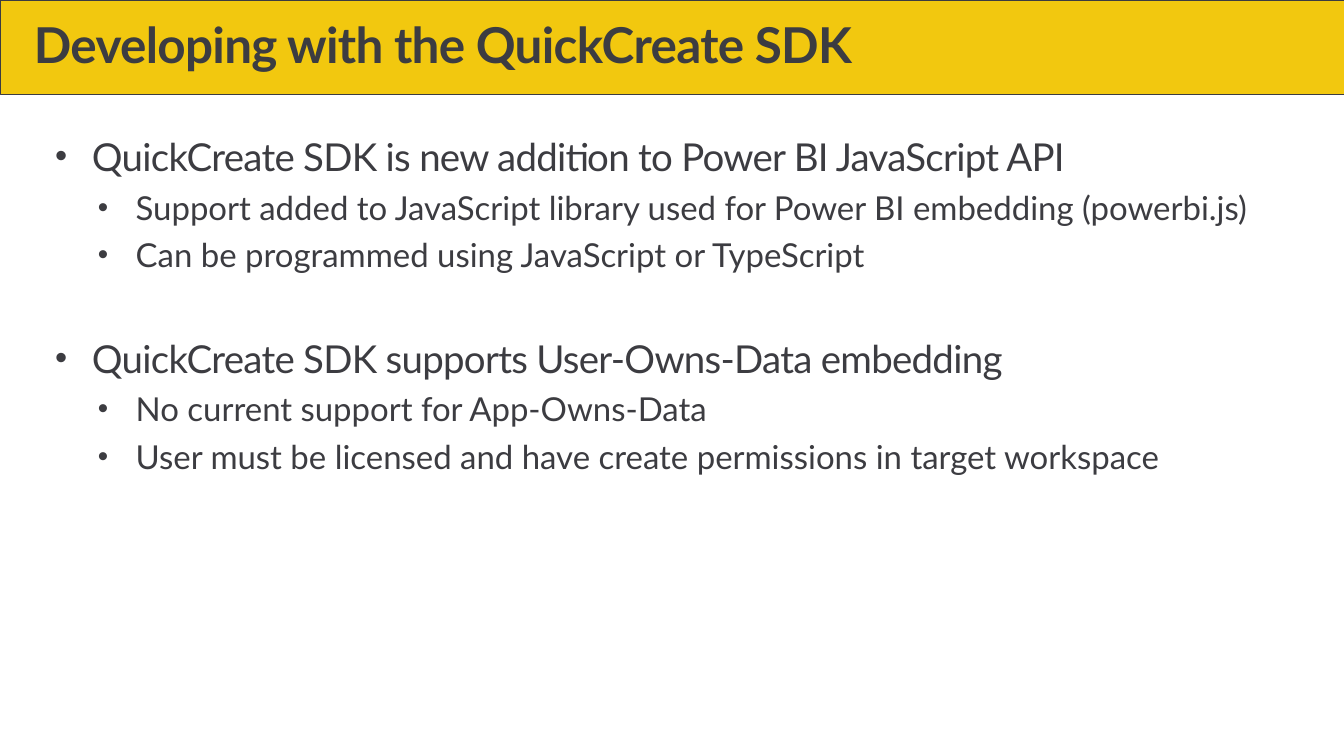
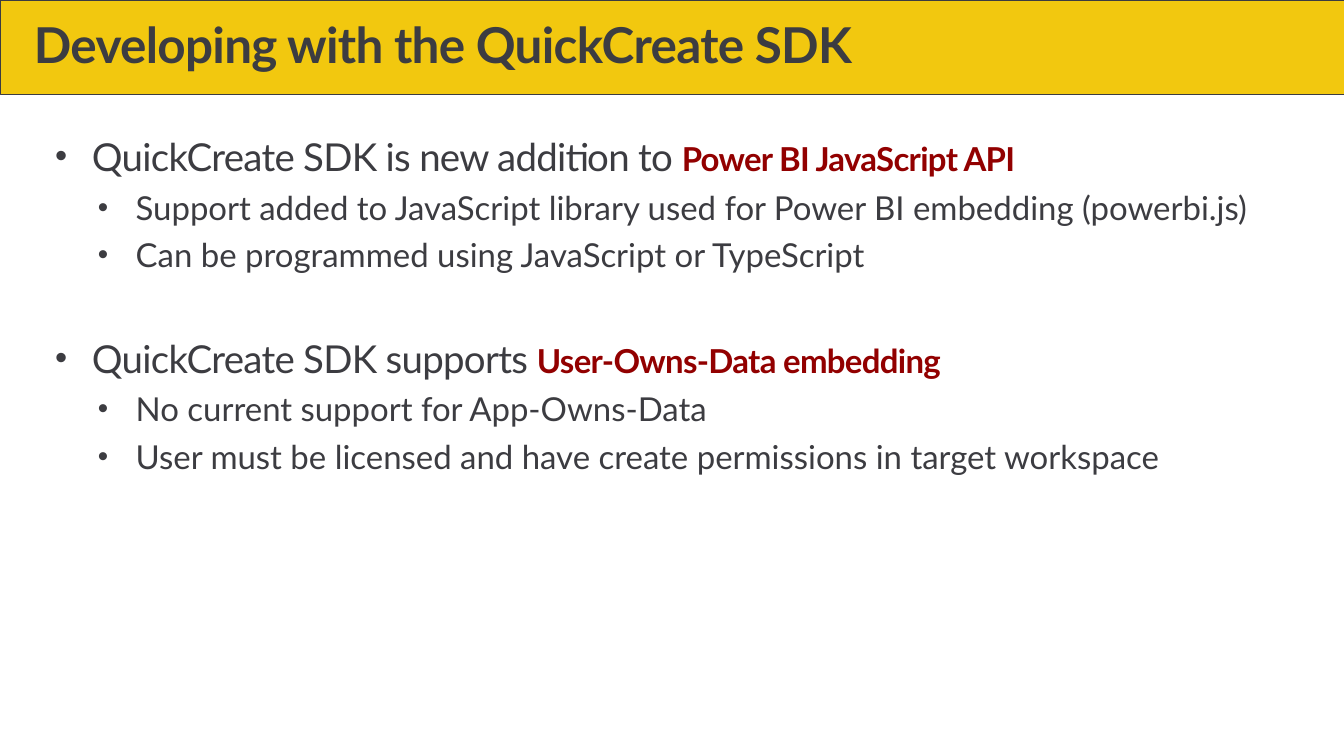
Before and after one commit to PowerBiDevCamp/Camp-Sessions, a slide deck: slide 9 of Session 29 - Developing with the Power BI Quick Create SDK.pptx. Drawn at 1344x756 pixels with LibreOffice and Linux fonts; fonts in the diff are those of the drawing; background and template pictures are left out. Boxes give left, top, right and bottom in pixels: in the first picture for what was removed or moved away, otherwise in the second. Text is boxed around its words. In the diff, an @@ line names an element or a change of style, - is before the commit and + after.

```diff
--- a/Session 29 - Developing with the Power BI Quick Create SDK.pptx
+++ b/Session 29 - Developing with the Power BI Quick Create SDK.pptx
@@ text at box(92, 142, 1016, 380): size 28 to 24 pt, text colour #3C3C41 to #920000, bold on in "Power BI JavaScript API", "User-Owns-Data embedding" @@
```
Also in this commit, not shown: 4 other slides changed, 2 slides added.
